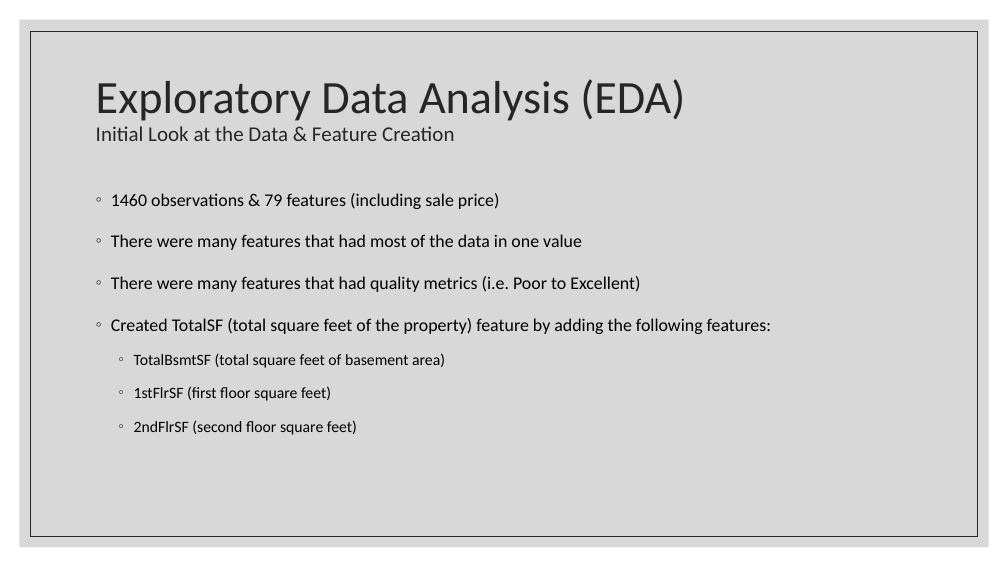
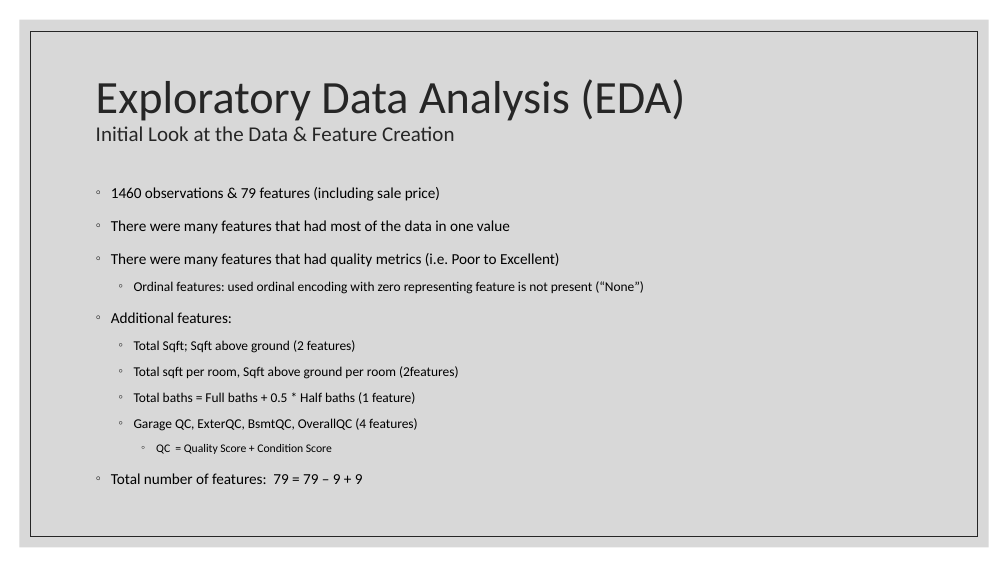
Before and after one commit to WilliamJHan/AmesHousePriceML, a slide deck: slide 4 of Ames House Price Prediction.pptx. Drawn at 1008x567 pixels with LibreOffice and Linux fonts; fonts in the diff are those of the drawing. Boxes give left, top, right and bottom in pixels: in the first picture for what was removed or moved away, otherwise in the second. Text is boxed around its words. In the diff, an @@ line names an element or a change of style, - is before the commit and + after.

```diff
--- a/Ames House Price Prediction.pptx
+++ b/Ames House Price Prediction.pptx
@@ text at [111, 187, 560, 267]: size 17 to 14.4 pt in "1460 observations & 79 features (including sale ...", "There were many features that had most ...", "There were many features that had quality ..."; line spacing 1.5 to 1.3 @@
@@ text at [111, 281, 644, 484]: text changed; size 15 to 12.8 pt @@
-◦ Created TotalSF (total square feet of the property) feature by adding the following features:
-  ◦ TotalBsmtSF (total square feet of basement area)
-  ◦ 1stFlrSF (first floor square feet)
-  ◦ 2ndFlrSF (second floor square feet)
+  ◦ Ordinal features: used ordinal encoding with zero representing feature is not present (“None”)
+◦ Additional features:
+  ◦ Total Sqft; Sqft above ground (2 features)
+  ◦ Total sqft per room, Sqft above ground per room (2features)
+  ◦ Total baths = Full baths + 0.5 * Half baths (1 feature)
+  ◦ Garage QC, ExterQC, BsmtQC, OverallQC (4 features)
+    ◦ QC = Quality Score + Condition Score
+◦ Total number of features: 79 = 79 – 9 + 9
```
Also in this commit, not shown: 5 other slides changed, 4 slides added, 4 slides removed, 19 other files.
